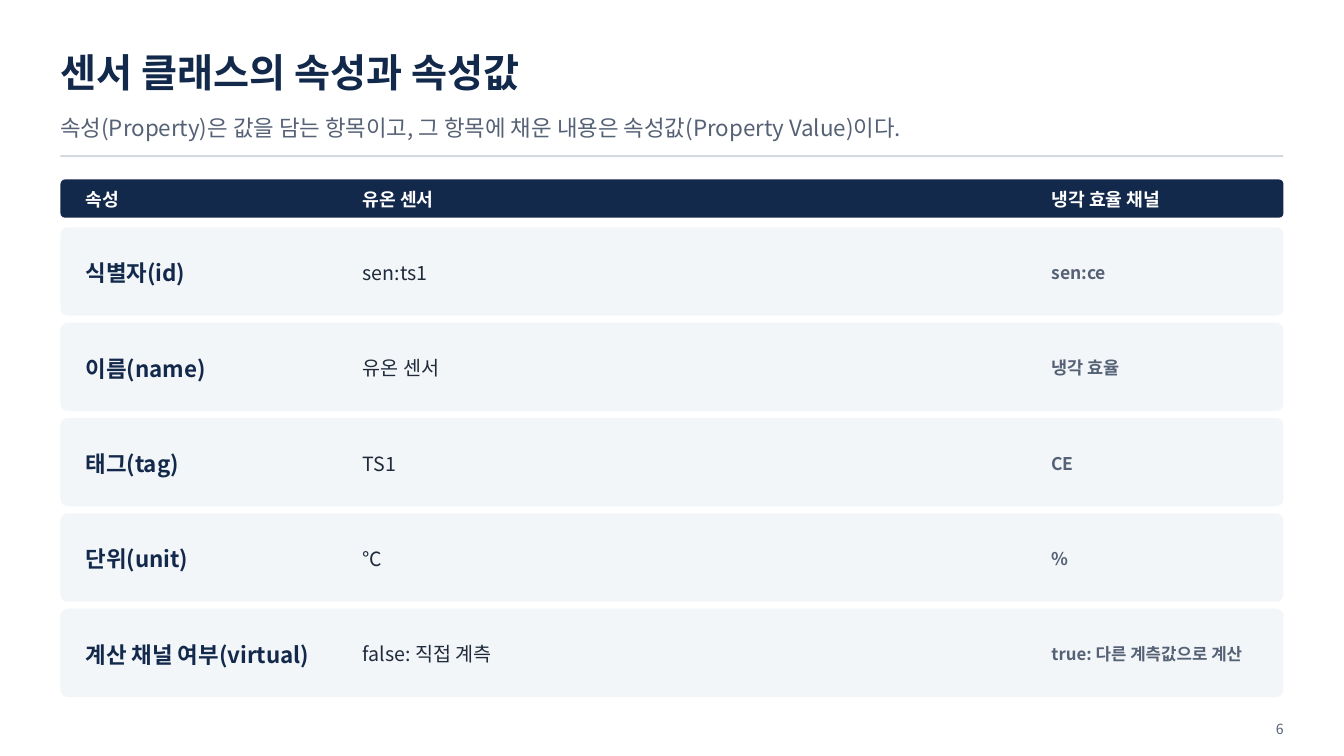
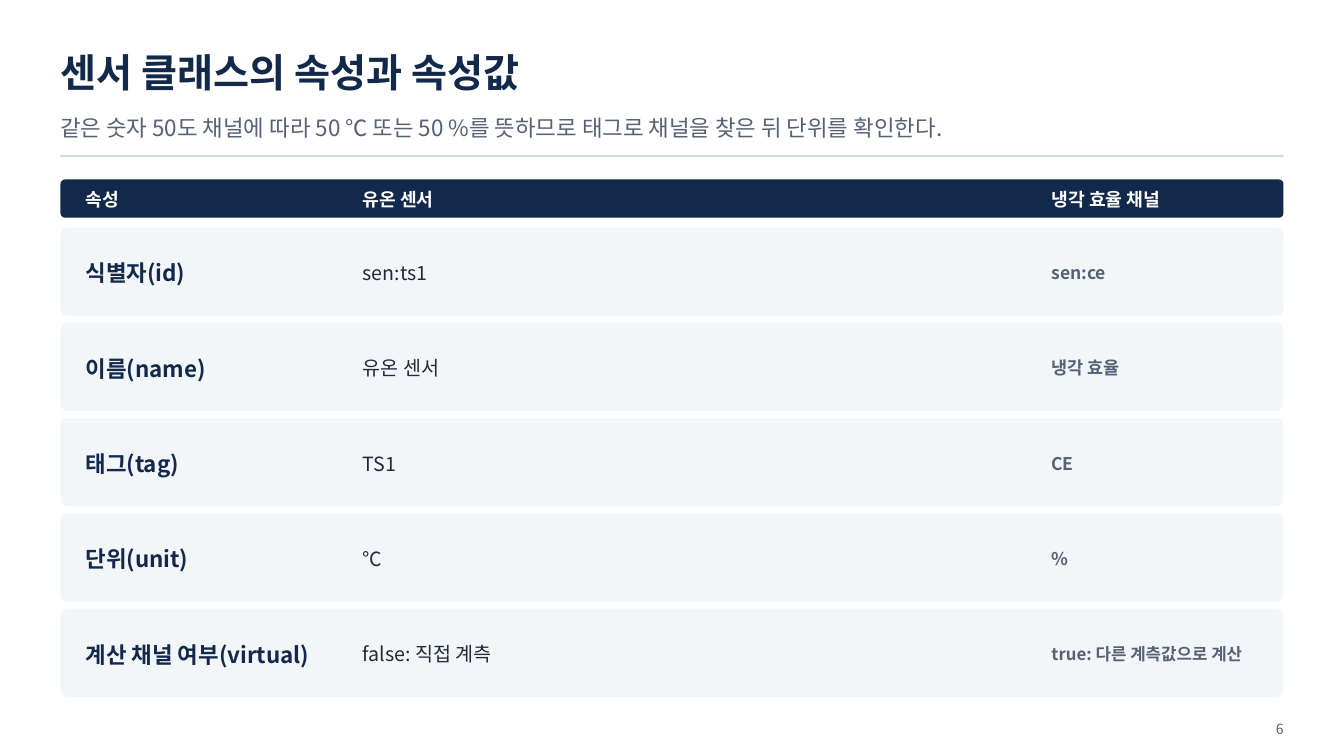
Before and after one commit to uengine-oss/hyd-iot-edu, a slide deck: slide 6 of workspace/강의제작/산출물/통합반/이론_오프라인/02회차/통합반_오프라인_02회차.pptx. Drawn at 1344x756 pixels with LibreOffice and Linux fonts; fonts in the diff are those of the drawing. Boxes give left, top, right and bottom in pixels: in the first picture for what was removed or moved away, otherwise in the second. Text is boxed around its words. In the diff, an @@ line names an element or a change of style, - is before the commit and + after.

```diff
--- a/workspace/강의제작/산출물/통합반/이론_오프라인/02회차/통합반_오프라인_02회차.pptx
+++ b/workspace/강의제작/산출물/통합반/이론_오프라인/02회차/통합반_오프라인_02회차.pptx
@@ text at (x1=60, y1=117, x2=943, y2=138): text changed @@
-속성(Property)은 값을 담는 항목이고, 그 항목에 채운 내용은 속성값(Property Value)이다.
+같은 숫자 50도 채널에 따라 50 ℃ 또는 50 %를 뜻하므로 태그로 채널을 찾은 뒤 단위를 확인한다.
```
Also in this commit, not shown: 5 other slides changed, 9 other files.
